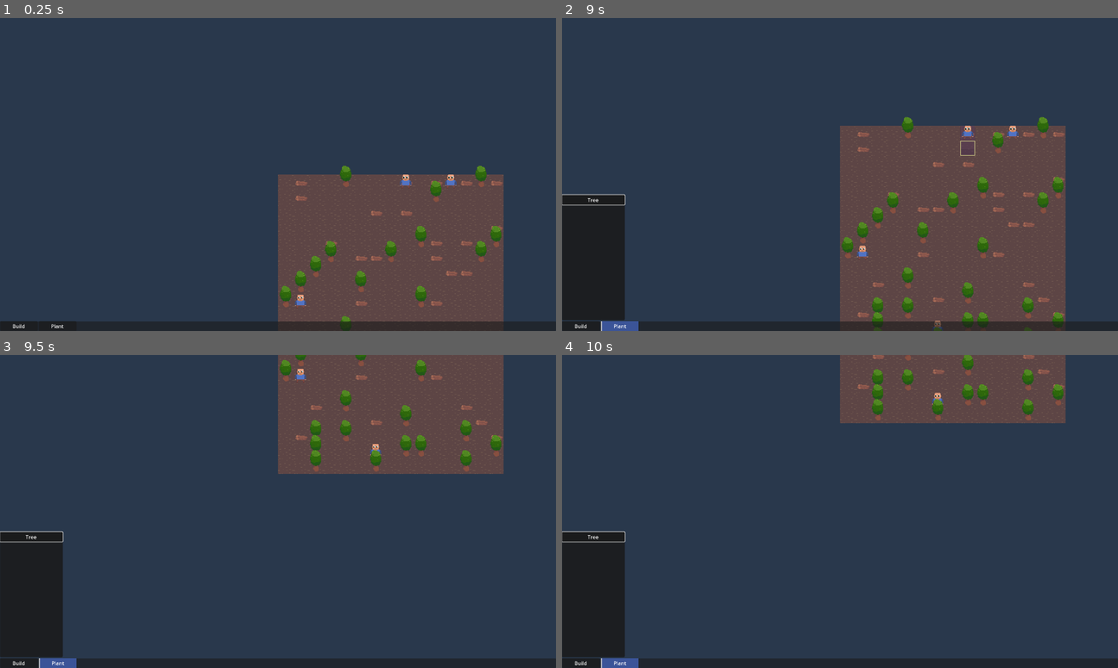
Above: before the commit, frames 1-4 (two rows, left to right).
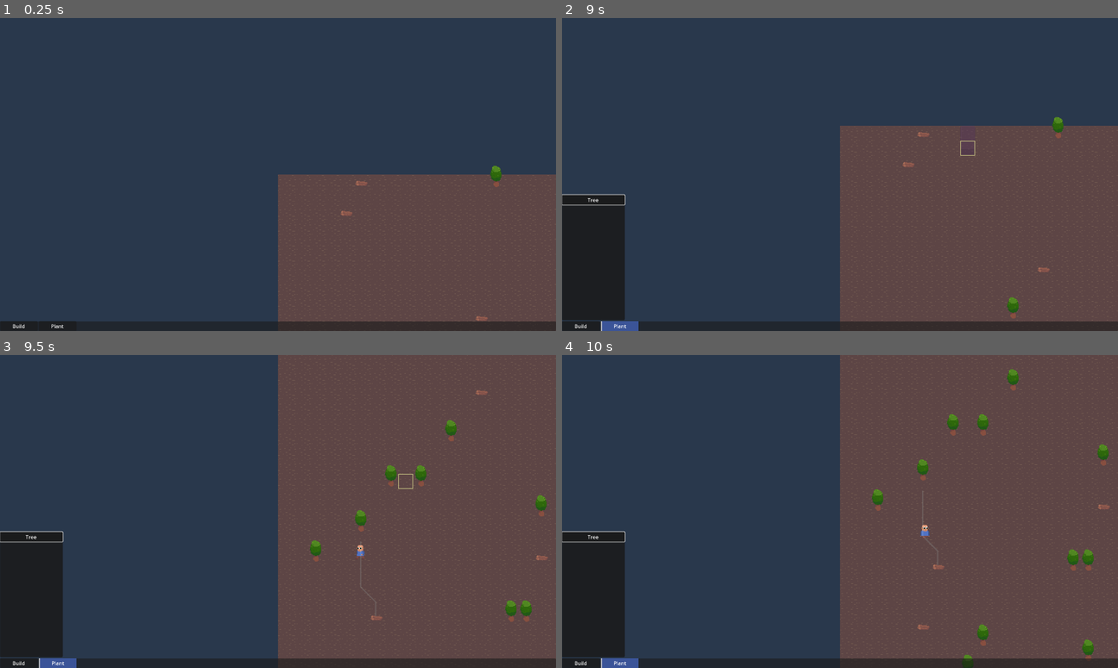
Above: after the commit, the same moments.

Repository: speakk/gnome_village
Game: Godot game, scene res://main.tscn
Same seed, same stepped clock (60 frames per second), same inputs: the game is played once before the commit and once after it.
Inputs (mouse positions are in pixels of both pictures, inside the frame that each line leads up to):
- Up to frame 1 (0.25 s): no input
- Up to frame 2 (9 s): click "Build" at 0.5 s; click "Plant" at 1.25 s; click "Tree" at 2 s; click "Build" at 2.75 s; click "Wooden wall" at 3.5 s; click "Plant" at 4.25 s; click "Tree" at 5 s; click "Build" at 5.75 s; click "Wooden wall" at 6.5 s; click "Plant" at 7.25 s; click "Tree" at 8 s; tap Enter at 8.75 s; move the mouse to (962, 158) at 8.77 s; hold S (pan_camera_down) from 8.78 s (still down); click (962, 158) at 8.92 s
- Up to frame 3 (9.5 s): keep holding S (pan_camera_down)
- Up to frame 4 (10 s): release S (pan_camera_down) at 9.5 s; drag from (728, 527) to (812, 574) at 9.52 s

The runs differ from the first frame. In frame 1, 6.5% of the frame differs, in the area x 50-100%, y 47-100%; in frame 2, 8.9%; in frame 3, 35%; in frame 4, 41%, in the area x 50-100%, y 0-100%.

Commit message:
Mouse wheel zooms in and out

Diff:
--- a/MainMap.gd
+++ b/MainMap.gd
@@ -4,8 +4,8 @@
 
 @onready var BLUEPRINT := preload("res://blueprint/Blueprint.tscn")
 
-const MAP_SIZE_X: int = 15
-const MAP_SIZE_Y: int = 15
+const MAP_SIZE_X: int = 50
+const MAP_SIZE_Y: int = 35
 const CELL_SIZE := Vector2i(24, 24)
 
 var construction_item: Variant # Item | null
--- a/main.gd
+++ b/main.gd
@@ -43,3 +43,13 @@
 			settlers_to_place -= 1
 			if settlers_to_place <= 0:
 				break
+
+func _input(event: InputEvent) -> void:
+	if event is InputEventMouseButton:
+		if event.pressed:
+			if event.button_index == MOUSE_BUTTON_WHEEL_UP:
+				$MainCamera.zoom += Vector2(0.5, 0.5)
+			if event.button_index == MOUSE_BUTTON_WHEEL_DOWN:
+				$MainCamera.zoom -= Vector2(0.5, 0.5)
+
+		$MainCamera.zoom = $MainCamera.zoom.clamp(Vector2(0.25, 0.25), Vector2(4.0, 4.0))
--- a/project.godot
+++ b/project.godot
@@ -79,6 +79,14 @@
 "events": [Object(InputEventKey,"resource_local_to_scene":false,"resource_name":"","device":-1,"window_id":0,"alt_pressed":false,"shift_pressed":false,"ctrl_pressed":false,"meta_pressed":false,"pressed":false,"keycode":0,"physical_keycode":50,"key_label":0,"unicode":50,"echo":false,"script":null)
 ]
 }
+zoom_in={
+"deadzone": 0.5,
+"events": []
+}
+zoom_out={
+"deadzone": 0.5,
+"events": []
+}
 
 [rendering]
 
